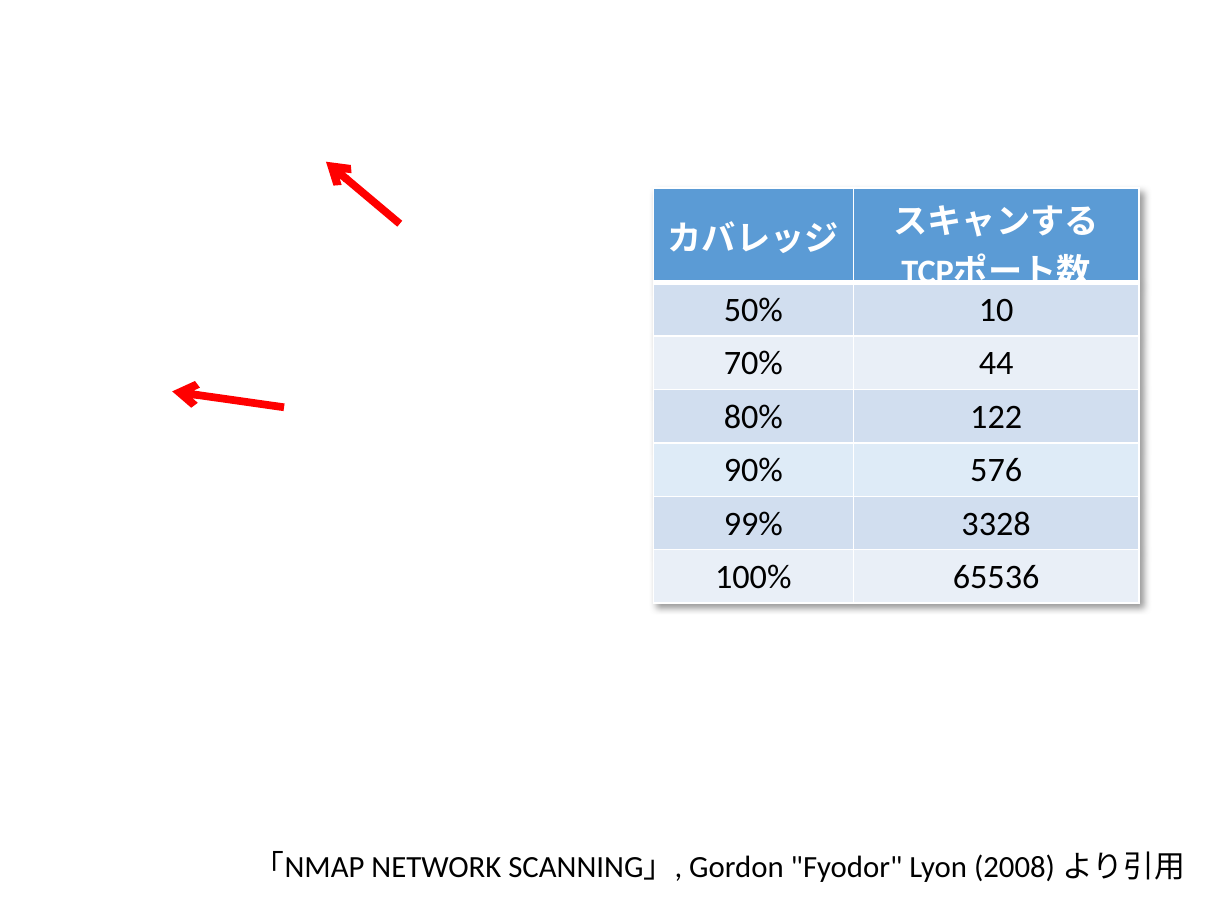
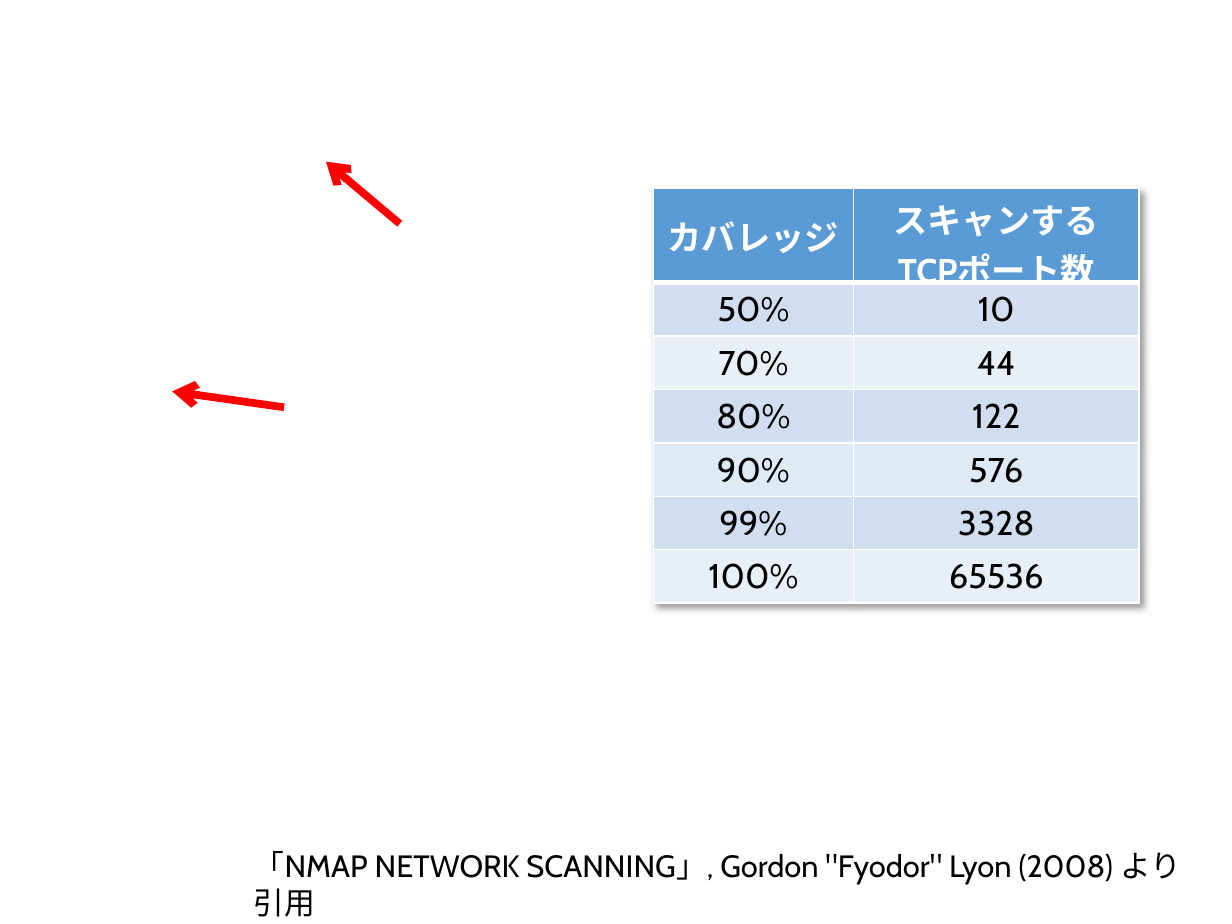
Before and after one commit to ozuma/sumida_sec, a slide deck: slide 15 of 2015-no.2/ppt/00_ozuma.pptx (slide 23 before the commit). Drawn at 1232x924 pixels with LibreOffice and Linux fonts; fonts in the diff are those of the drawing; background and template pictures are left out. Boxes give left, top, right and bottom in pixels: in the first picture for what was removed or moved away, otherwise in the second. Text is boxed around its words. In the diff, an @@ line names an element or a change of style, - is before the commit and + after.

```diff
--- a/2015-no.2/ppt/00_ozuma.pptx
+++ b/2015-no.2/ppt/00_ozuma.pptx
@@ table at [653,188,1140,604] @@
@@ font Calibri to Cabin @@
@@ text "「NMAP NETWORK SCANNING」, Gordon "Fyodor" ..." at [254,851,1181,917]: font Calibri to Cabin @@
```
Also in this commit, not shown: 23 other slides changed, 2 slides added, 1 other file.
